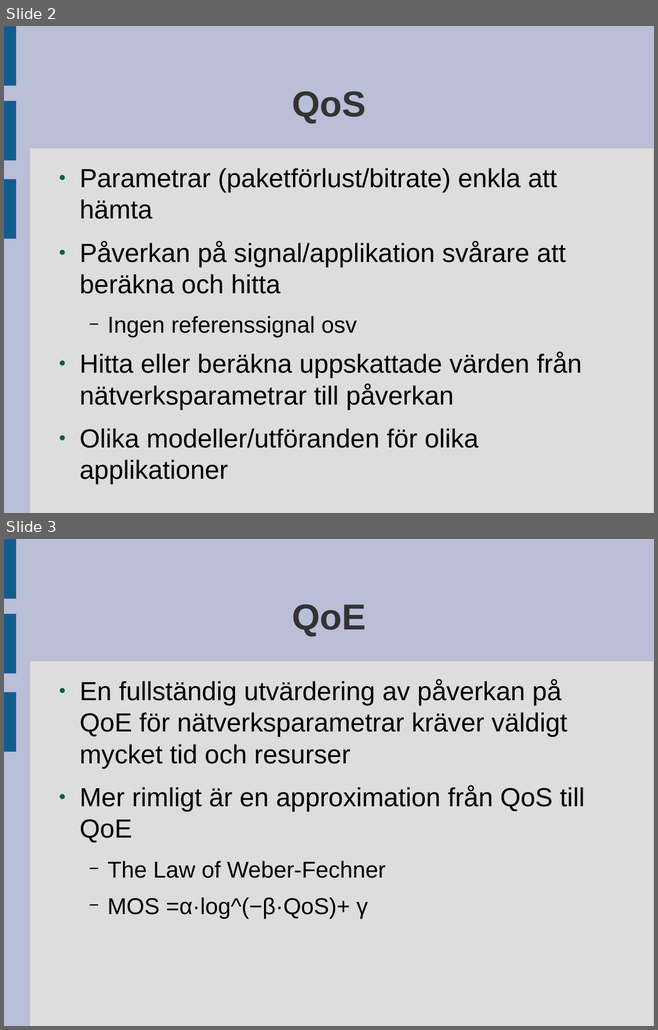
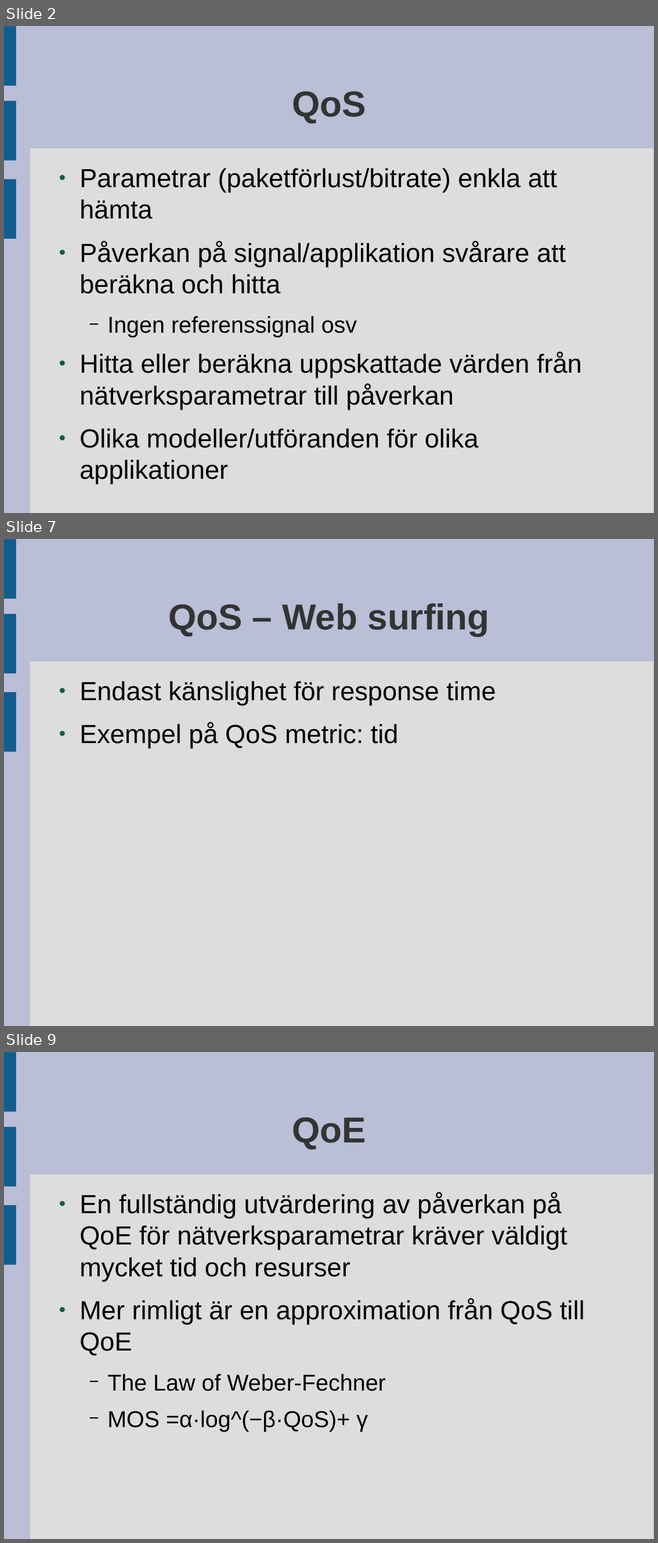
Before and after one commit to visse509/Dissertation, a slide deck: Presentation_möte.odp. Shown one above the other, each under a label of ours: slides 2 and 3 before the commit, slides 2, 7 and 9 after it; the slides between them are not shown. The pictures are 658x1030 and 658x1543 pixels, drawn with LibreOffice and Linux fonts; fonts in the diff are those of the drawing. Boxes give left, top, right and bottom in pixels: in the first picture for what was removed or moved away, otherwise in the second. Text is boxed around its words. In the diff, an @@ line names an element or a change of style, - is before the commit and + after.

```diff
--- a/Presentation_möte.odp
+++ b/Presentation_möte.odp
@@ slide 7 added at bbox=[4, 539, 654, 1026], background #BABED6; not listed: 4 template elements that a slide beside it also shows @@
@@ title added at bbox=[168, 603, 489, 636], 44 pt, text #333333, bold @@
+QoS – Web surfing
@@ text added at bbox=[79, 681, 495, 748], 32 pt, text #000000 @@
+● Endast känslighet för response time
+● Exempel på QoS metric: tid
@@ what was slide 3 is now slide 9 @@
```
Also in this commit, not shown: 6 other slides added, 1 other file.
